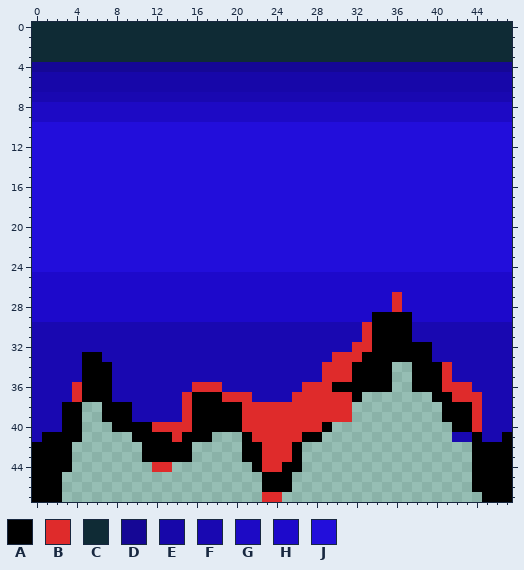
Edited in one commit: pixel-art sprite (Sd card/tile1.png). Above: the version before the commit.
The file is 48x48 pixels. Colours within 5 levels of each other are drawn and written as one.
Palette (. is transparent): A #000000  B #df2b2b  C #0f2b35  D #150795  E #1707a9  F #1908b1  G #1d0ac5  H #1d09cb  J #220edb
Pixels before, first column x 0:
 0 CCCCCCCCCCCCCCCCCCCCCCCCCCCCCCCCCCCCCCCCCCCCCCCC
 1 CCCCCCCCCCCCCCCCCCCCCCCCCCCCCCCCCCCCCCCCCCCCCCCC
 2 CCCCCCCCCCCCCCCCCCCCCCCCCCCCCCCCCCCCCCCCCCCCCCCC
 3 CCCCCCCCCCCCCCCCCCCCCCCCCCCCCCCCCCCCCCCCCCCCCCCC
 4 DDDDDDDDDDDDDDDDDDDDDDDDDDDDDDDDDDDDDDDDDDDDDDDD
 5 EEEEEEEEEEEEEEEEEEEEEEEEEEEEEEEEEEEEEEEEEEEEEEEE
 6 EEEEEEEEEEEEEEEEEEEEEEEEEEEEEEEEEEEEEEEEEEEEEEEE
 7 FFFFFFFFFFFFFFFFFFFFFFFFFFFFFFFFFFFFFFFFFFFFFFFF
 8 GGGGGGGGGGGGGGGGGGGGGGGGGGGGGGGGGGGGGGGGGGGGGGGG
 9 GGGGGGGGGGGGGGGGGGGGGGGGGGGGGGGGGGGGGGGGGGGGGGGG
10 JJJJJJJJJJJJJJJJJJJJJJJJJJJJJJJJJJJJJJJJJJJJJJJJ
11 JJJJJJJJJJJJJJJJJJJJJJJJJJJJJJJJJJJJJJJJJJJJJJJJ
12 JJJJJJJJJJJJJJJJJJJJJJJJJJJJJJJJJJJJJJJJJJJJJJJJ
13 JJJJJJJJJJJJJJJJJJJJJJJJJJJJJJJJJJJJJJJJJJJJJJJJ
14 JJJJJJJJJJJJJJJJJJJJJJJJJJJJJJJJJJJJJJJJJJJJJJJJ
15 JJJJJJJJJJJJJJJJJJJJJJJJJJJJJJJJJJJJJJJJJJJJJJJJ
16 JJJJJJJJJJJJJJJJJJJJJJJJJJJJJJJJJJJJJJJJJJJJJJJJ
17 JJJJJJJJJJJJJJJJJJJJJJJJJJJJJJJJJJJJJJJJJJJJJJJJ
18 JJJJJJJJJJJJJJJJJJJJJJJJJJJJJJJJJJJJJJJJJJJJJJJJ
19 JJJJJJJJJJJJJJJJJJJJJJJJJJJJJJJJJJJJJJJJJJJJJJJJ
20 JJJJJJJJJJJJJJJJJJJJJJJJJJJJJJJJJJJJJJJJJJJJJJJJ
21 JJJJJJJJJJJJJJJJJJJJJJJJJJJJJJJJJJJJJJJJJJJJJJJJ
22 JJJJJJJJJJJJJJJJJJJJJJJJJJJJJJJJJJJJJJJJJJJJJJJJ
23 JJJJJJJJJJJJJJJJJJJJJJJJJJJJJJJJJJJJJJJJJJJJJJJJ
24 JJJJJJJJJJJJJJJJJJJJJJJJJJJJJJJJJJJJJJJJJJJJJJJJ
25 HHHHHHHHHHHHHHHHHHHHHHHHHHHHHHHHHHHHHHHHHHHHHHHH
26 HHHHHHHHHHHHHHHHHHHHHHHHHHHHHHHHHHHHHHHHHHHHHHHH
27 HHHHHHHHHHHHHHHHHHHHHHHHHHHHHHHHHHHHBHHHHHHHHHHH
28 HHHHHHHHHHHHHHHHHHHHHHHHHHHHHHHHHHHHBHHHHHHHHHHH
29 HHHHHHHHHHHHHHHHHHHHHHHHHHHHHHHHHHAAAAHHHHHHHHHH
30 FFFFFFFFFFFFFFFFFFFFFFFFFFFFFFFFFBAAAAFFFFFFFFFF
31 FFFFFFFFFFFFFFFFFFFFFFFFFFFFFFFFFBAAAAFFFFFFFFFF
32 FFFFFFFFFFFFFFFFFFFFFFFFFFFFFFFFBBAAAAAAFFFFFFFF
33 FFFFFAAFFFFFFFFFFFFFFFFFFFFFFFBBBAAAAAAAFFFFFFFF
34 FFFFFAAAFFFFFFFFFFFFFFFFFFFFFBBBAAAA..AAABFFFFFF
35 FFFFFAAAFFFFFFFFFFFFFFFFFFFFFBBBAAAA..AAABFFFFFF
36 FFFFBAAAFFFFFFFFBBBFFFFFFFFBBBAAAAAA..AAABBBFFFF
37 FFFFBAAAFFFFFFFBAAABBBFFFFBBBBBBA.......AABBBFFF
38 FFFAA..AAAFFFFFBAAAAABBBBBBBBBBB.........AAABFFF
39 FFFAA..AAAFFFFFBAAAAABBBBBBBBBBB.........AAABFFF
40 FFFAA...AAAABBBBAAAAABBBBBBBBA............AABFFF
41 FAAAA.....AAAABAAA...ABBBBBAA.............FFAFFA
42 AAAA.......AAAAA.....AABBBA.................AAAA
43 AAAA.......AAAAA.....AABBBA.................AAAA
44 AAAA........BB........ABBAA.................AAAA
45 AAA....................AAA..................AAAA
46 AAA....................AAA..................AAAA
47 AAA....................BB....................AAA
Now the later version:
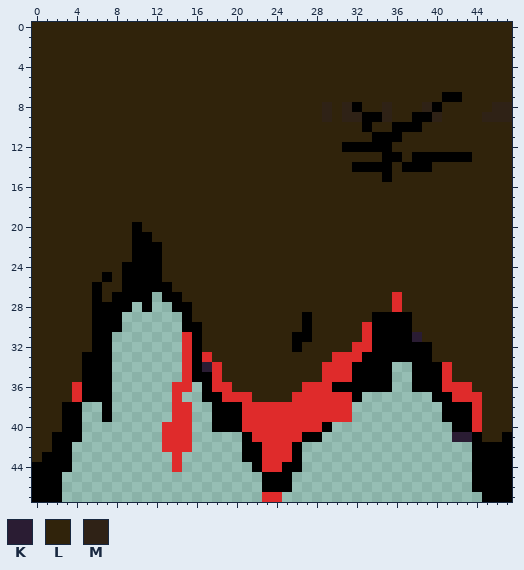
Colours new in this view: K #2a1c33  L #30230b  M #2f2216
The commit says: Platform sprite changed againg
Change:
Changed rows in their new state; - is an unchanged pixel.
first column x 0:
 0 LLLLLLLLLLLLLLLLLLLLLLLLLLLLLLLLLLLLLLLLLLLLLLLL
 1 LLLLLLLLLLLLLLLLLLLLLLLLLLLLLLLLLLLLLLLLLLLLLLLL
 2 LLLLLLLLLLLLLLLLLLLLLLLLLLLLLLLLLLLLLLLLLLLLLLLL
 3 LLLLLLLLLLLLLLLLLLLLLLLLLLLLLLLLLLLLLLLLLLLLLLLL
 4 LLLLLLLLLLLLLLLLLLLLLLLLLLLLLLLLLLLLLLLLLLLLLLLL
 5 LLLLLLLLLLLLLLLLLLLLLLLLLLLLLLLLLLLLLLLLLLLLLLLL
 6 LLLLLLLLLLLLLLLLLLLLLLLLLLLLLLLLLLLLLLLLLLLLLLLL
 7 LLLLLLLLLLLLLLLLLLLLLLLLLLLLLLLLLLLLLLLLLAALLLLL
 8 LLLLLLLLLLLLLLLLLLLLLLLLLLLLLMLMALLMLLLMALLLLLMM
 9 LLLLLLLLLLLLLLLLLLLLLLLLLLLLLMLMMAAMLLAAMLLLLMMM
10 LLLLLLLLLLLLLLLLLLLLLLLLLLLLLLLLLALLAAALLLLLLLLL
11 LLLLLLLLLLLLLLLLLLLLLLLLLLLLLLLLLLAAALLLLLLLLLLL
12 LLLLLLLLLLLLLLLLLLLLLLLLLLLLLLLAAAAALLLLLLLLLLLL
13 LLLLLLLLLLLLLLLLLLLLLLLLLLLLLLLLLLLAALAAAAAALLLL
14 LLLLLLLLLLLLLLLLLLLLLLLLLLLLLLLLAAAALAAALLLLLLLL
15 LLLLLLLLLLLLLLLLLLLLLLLLLLLLLLLLLLLALLLLLLLLLLLL
16 LLLLLLLLLLLLLLLLLLLLLLLLLLLLLLLLLLLLLLLLLLLLLLLL
17 LLLLLLLLLLLLLLLLLLLLLLLLLLLLLLLLLLLLLLLLLLLLLLLL
18 LLLLLLLLLLLLLLLLLLLLLLLLLLLLLLLLLLLLLLLLLLLLLLLL
19 LLLLLLLLLLLLLLLLLLLLLLLLLLLLLLLLLLLLLLLLLLLLLLLL
20 LLLLLLLLLLALLLLLLLLLLLLLLLLLLLLLLLLLLLLLLLLLLLLL
21 LLLLLLLLLLAALLLLLLLLLLLLLLLLLLLLLLLLLLLLLLLLLLLL
22 LLLLLLLLLLAAALLLLLLLLLLLLLLLLLLLLLLLLLLLLLLLLLLL
23 LLLLLLLLLLAAALLLLLLLLLLLLLLLLLLLLLLLLLLLLLLLLLLL
24 LLLLLLLLLAAAALLLLLLLLLLLLLLLLLLLLLLLLLLLLLLLLLLL
25 LLLLLLLALAAAALLLLLLLLLLLLLLLLLLLLLLLLLLLLLLLLLLL
26 LLLLLLALLAAAAALLLLLLLLLLLLLLLLLLLLLLLLLLLLLLLLLL
27 LLLLLLALAAAA.AALLLLLLLLLLLLLLLLLLLLL-LLLLLLLLLLL
28 LLLLLLAAAA.A..AALLLLLLLLLLLLLLLLLLLL-LLLLLLLLLLL
29 LLLLLLAAA......ALLLLLLLLLLLALLLLLL----LLLLLLLLLL
30 LLLLLLAAA......AALLLLLLLLLLALLLLL-----LLLLLLLLLL
31 LLLLLLAA.......BALLLLLLLLLAALLLLL-----KLLLLLLLLL
32 LLLLLLAA.......BALLLLLLLLLALLLLL--------LLLLLLLL
33 LLLLL--A.......BABLLLLLLLLLLLL----------LLLLLLLL
34 LLLLL---.......BAKBLLLLLLLLLL-------------LLLLLL
35 LLLLL---.......BAABLLLLLLLLLL-------------LLLLLL
36 LLLL----......BB.A-BLLLLLLL-----------------LLLL
37 LLLL----......B..-----LLLL-------------------LLL
38 LLL-----......B-..---------------------------LLL
39 LLL-----......B-..---------------------------LLL
40 LLL-----.....---..---------------------------LLL
41 LL--------...B-B..------------------------KK-LL-
42 LL---------..BBB--------------------------------
43 L----------...B.--------------------------------
44 ------------..B---------------------------------
Boxes around the changes in both pictures, in picture pixels (x1, y1, x2, y2):
changed: (32, 22, 512, 472)
